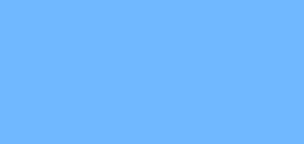
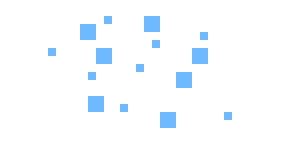
Comparing the layer stacks of the two 304 x 144 images. Changes:
added layer "randomize" in group "boutons" over [48, 16, 232, 128]
